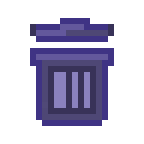
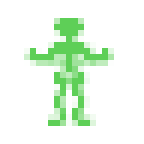
Layers edited between the first and the second 144x144 image:
added group "Skeleton" with 1 layers above "Delete" over 24, 18, 114, 126
added layer "skeleton-icon" in group "Skeleton" over 24, 18, 114, 126
hid group "Delete" (2 layers) over 24, 18, 114, 126
